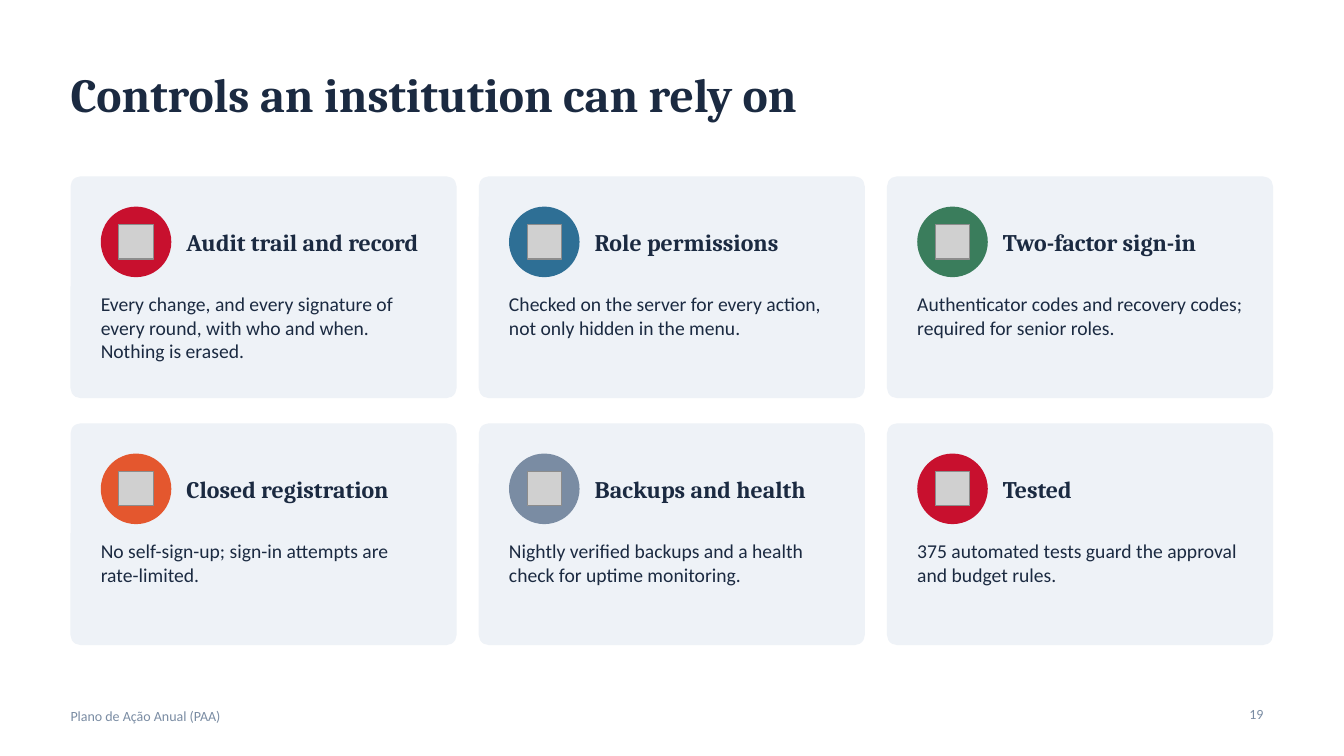
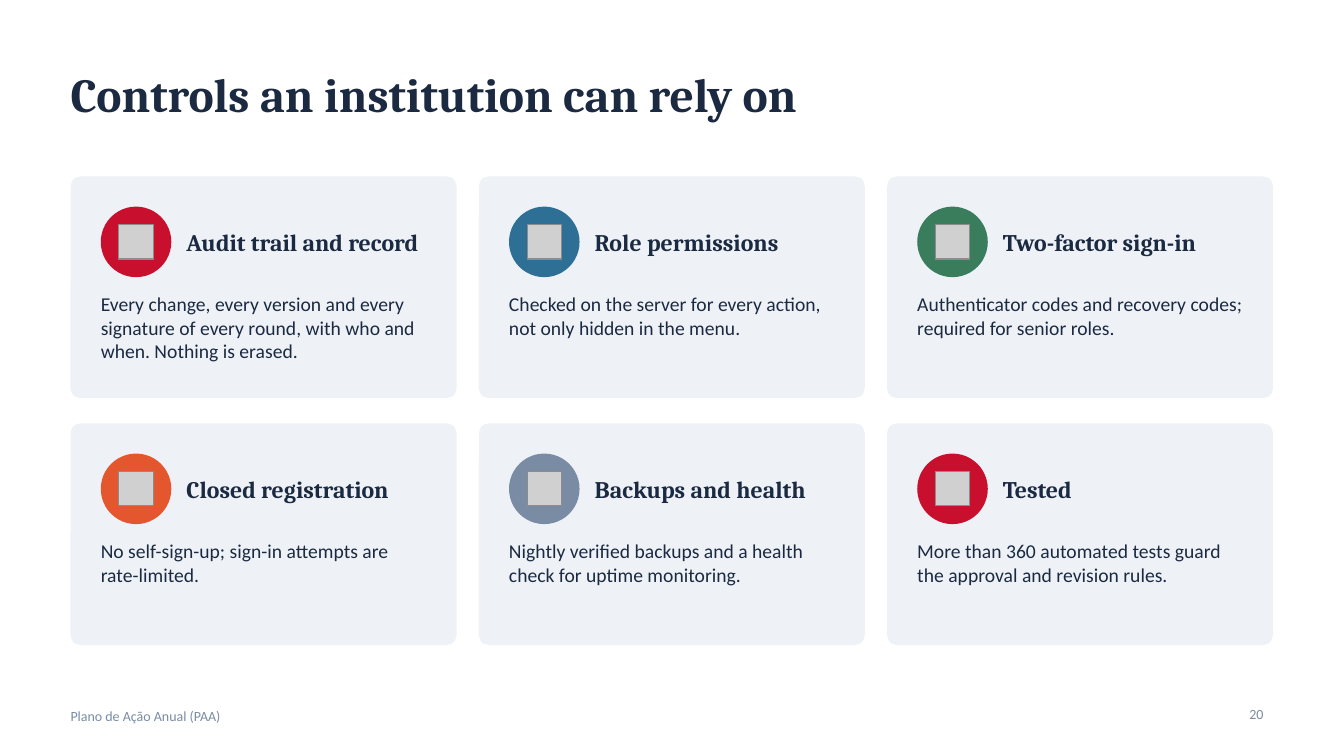
Before and after one commit to gokugohan/Sistema-de-Planeamento-Anual-e-Orsamento, a slide deck: slide 20 of docs/Sistema-PAA-apresentacao-v5.pptx (slide 19 before the commit). Drawn at 1344x756 pixels with LibreOffice and Linux fonts; fonts in the diff are those of the drawing; grey boxes stand for pictures. Boxes give left, top, right and bottom in pixels: in the first picture for what was removed or moved away, otherwise in the second. Text is boxed around its words. In the diff, an @@ line names an element or a change of style, - is before the commit and + after.

```diff
--- a/docs/Sistema-PAA-apresentacao-v5.pptx
+++ b/docs/Sistema-PAA-apresentacao-v5.pptx
@@ text at (x1=101, y1=297, x2=415, y2=362): text changed @@
-Every change, and every signature of every round, with who and when. Nothing is erased.
+Every change, every version and every signature of every round, with who and when. Nothing is erased.
@@ text at (x1=917, y1=544, x2=1221, y2=585): text changed @@
-375 automated tests guard the approval and budget rules.
+More than 360 automated tests guard the approval and revision rules.
@@ page number at (x1=1249, y1=710, x2=1263, y2=719): text changed @@
-19
+20
```
Also in this commit, not shown: 6 other slides changed, 2 slides added, 1 slide removed, 40 other files.
